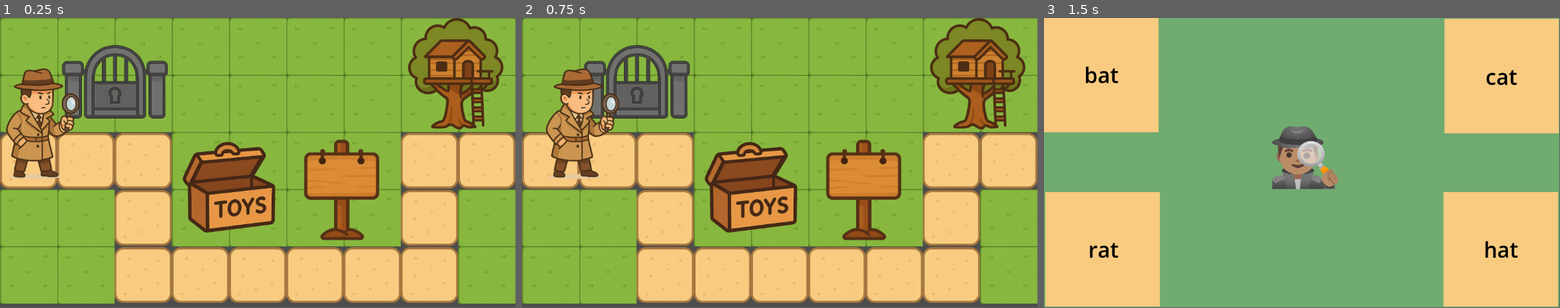
Above: before the commit, frames 1-3 (left to right).
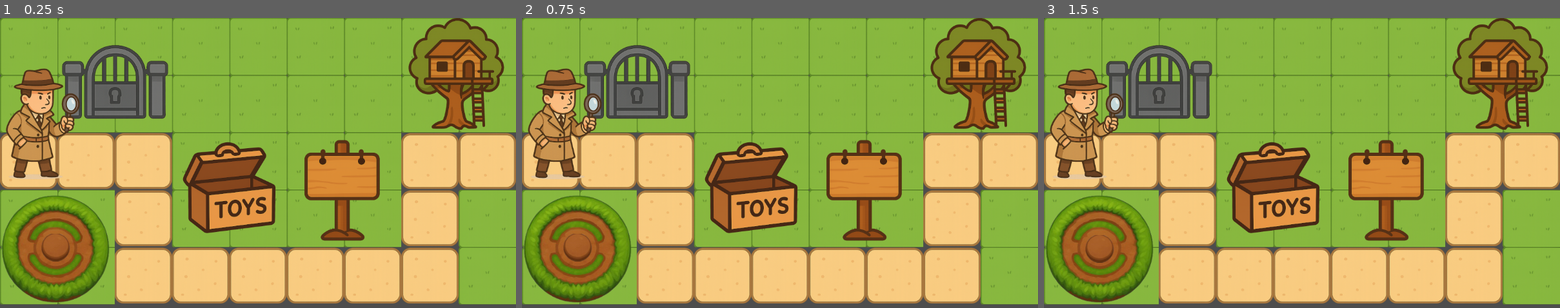
Above: after the commit, the same moments.

Repository: yvenspinto13/detective_q
Game: Godot game, scene res://MainScene.tscn
The game is run twice, just before and just after one commit, with the same random seed, the same clock (stepped at 60 frames per second) and the same inputs.
Inputs (mouse positions are in pixels of both pictures, inside the frame that each line leads up to):
- Up to frame 1 (0.25 s): no input
- Up to frame 2 (0.75 s): tap Enter at 0.5 s; move the mouse to (893, 148) at 0.52 s; hold Right (ui_right) from 0.53 s (still down); click (893, 148) at 0.67 s
- Up to frame 3 (1.5 s): release Right (ui_right) at 1.25 s; tap Space at 1.25 s; drag from (1198, 177) to (1276, 221) at 1.27 s
The window is 799x449 before the commit and 800x450 after it. Grey fills any space a smaller window leaves; there, only what the larger window draws over its background counts as a difference.

The runs differ from the first frame. In frame 1, 11% of the frame differs, in the area x 0-100%, y 0-99%; in frame 2, 15%; in frame 3, 96%, in the area x 0-100%, y 0-100%.

Commit message:
add joystick for player movement

Diff:
--- a/MainScene.tscn
+++ b/MainScene.tscn
@@ -14,6 +14,7 @@
 [ext_resource type="Texture2D" uid="uid://cus22vtp5b3p7" path="res://assets/objects/cat_collar.png" id="7_yvb8b"]
 [ext_resource type="Texture2D" uid="uid://bskpl03rxoar" path="res://assets/objects/cat.png" id="8_3hf6u"]
 [ext_resource type="Texture2D" uid="uid://blwc8ouubvkdu" path="res://assets/objects/tree_clue.png" id="9_4mcbk"]
+[ext_resource type="PackedScene" uid="uid://b5ro8jrpm8nm6" path="res://scenes/VirtualJoystick.tscn" id="15_mctxq"]
 
 [sub_resource type="TileSetAtlasSource" id="TileSetAtlasSource_torvr"]
 texture = ExtResource("2_hbc2u")
@@ -140,3 +141,8 @@
 anchors_preset = 0
 offset_right = 40.0
 offset_bottom = 40.0
+
+[node name="CanvasLayer" type="CanvasLayer" parent="."]
+
+[node name="Area2D" parent="CanvasLayer" groups=["virtual_joystick"] instance=ExtResource("15_mctxq")]
+position = Vector2(126, 516)
--- a/detective_character_body_2d.gd
+++ b/detective_character_body_2d.gd
@@ -1,25 +1,41 @@
 extends CharacterBody2D
 
-@export var speed: float = 200.0
+@export var speed: float = 100.0
 @export var gate_triggered: bool = false
+var virtual_joystick: Area2D
 
 signal puzzle_touched
+
+func _ready():
+	# Find the virtual joystick node in the scene tree
+	virtual_joystick = get_tree().get_first_node_in_group("virtual_joystick")
+	print("found virtual joystick",virtual_joystick)
 
 func _physics_process(delta: float) -> void:
 	var direction := Vector2.ZERO
 
 	# Input handling
-	if Input.is_action_pressed("ui_right"):
-		direction.x += 1
-	if Input.is_action_pressed("ui_left"):
-		direction.x -= 1
-	if Input.is_action_pressed("ui_down"):
-		direction.y += 1
-	if Input.is_action_pressed("ui_up"):
-		direction.y -= 1
+	#if Input.is_action_pressed("ui_right"):
+		#direction.x += 1
+	#if Input.is_action_pressed("ui_left"):
+		#direction.x -= 1
+	#if Input.is_action_pressed("ui_down"):
+		#direction.y += 1
+	#if Input.is_action_pressed("ui_up"):
+		#direction.y -= 1
 
-	direction = direction.normalized()
-	velocity = direction * speed
+	 # Get the direction from the virtual joystick
+	if virtual_joystick:
+		direction = virtual_joystick.get_move_direction()
+
+	# Update velocity based on the joystick direction
+	if direction:
+		velocity = direction * speed
+	else:
+		velocity = Vector2.ZERO
+
+	#direction = direction.normalized()
+	#velocity = direction * speed
 
 	if velocity != Vector2.ZERO:
 		var collision = move_and_collide(velocity * delta)
--- a/main.gd
+++ b/main.gd
@@ -14,11 +14,13 @@
 }
 var current_puzzle_tile = -1
 var mark_and_update_tile_call
+var virtual_joystick: Area2D
 
 func _ready() -> void:
 	# Connect the player's gate signal
 	player.puzzle_touched.connect(_on_puzzle_touched)
 	mark_and_update_tile_call = Callable(tile_layer, "mark_and_update_tile")
+	virtual_joystick = get_tree().get_first_node_in_group("virtual_joystick")
 
 
 func _on_puzzle_touched(puzzle: String, tile_id: int) -> void:
@@ -37,6 +39,8 @@
 func _set_main_level_visibility(isVisible: bool) -> void:
 	main_tiles.visible = isVisible
 	player.visible = isVisible
+	virtual_joystick.visible = isVisible
+	virtual_joystick.set_process(isVisible)
 
 func _on_puzzle_complete(puzzle: String) -> void:
 	print("clue:", puzzle)
--- a/project.godot
+++ b/project.godot
@@ -15,6 +15,10 @@
 config/features=PackedStringArray("4.4", "Mobile")
 config/icon="res://icon.svg"
 
+[display]
+
+window/stretch/mode="viewport"
+
 [dotnet]
 
 project/assembly_name="detectivex"
--- /dev/null
+++ b/scenes/VirtualJoystick.tscn
@@ -0,0 +1,16 @@
+[gd_scene load_steps=4 format=3 uid="uid://b5ro8jrpm8nm6"]
+
+[ext_resource type="Script" uid="uid://ca42uhnfugl7b" path="res://scenes/virtual_joystick.gd" id="1_pr5we"]
+[ext_resource type="Texture2D" uid="uid://cvsefg1x3e5vk" path="res://assets/objects/joystick_base.png" id="2_v5vy8"]
+[ext_resource type="Texture2D" uid="uid://duwmr53opruo5" path="res://assets/objects/joystick_knob.png" id="3_woies"]
+
+[node name="Area2D" type="Area2D"]
+script = ExtResource("1_pr5we")
+
+[node name="Base" type="Sprite2D" parent="."]
+texture = ExtResource("2_v5vy8")
+
+[node name="Knob" type="Sprite2D" parent="Base"]
+position = Vector2(0, -3)
+scale = Vector2(1.12667, 1.11818)
+texture = ExtResource("3_woies")
--- /dev/null
+++ b/scenes/virtual_joystick.gd
@@ -0,0 +1,44 @@
+extends Area2D
+
+@export var max_distance := 80.0 # How far the knob can move from the center
+@onready var knob: Sprite2D = $Base/Knob
+@onready var base: Sprite2D = $Base
+var is_dragging := false
+var move_direction := Vector2.ZERO
+
+func _input(event):
+	# Check for touch input
+	if event is InputEventScreenTouch:
+		if event.pressed:
+			if base.global_position.distance_to(event.position) < max_distance:
+				is_dragging = true
+		else:
+			is_dragging = false
+			knob.position = Vector2.ZERO
+			move_direction = Vector2.ZERO
+
+	# Check for mouse input (if testing on desktop)
+	if event is InputEventMouseButton and event.button_index == MOUSE_BUTTON_LEFT:
+		if event.pressed:
+			if base.global_position.distance_to(event.position) < max_distance:
+				is_dragging = true
+		else:
+			is_dragging = false
+			knob.position = Vector2.ZERO
+			move_direction = Vector2.ZERO
+
+func _process(delta):
+	if is_dragging:
+		var touch_pos = get_global_mouse_position()
+		var offset = touch_pos - base.global_position
+		print("joystick: drag", offset)
+
+		# Clamp the knob's position within the maximum distance
+		knob.position = offset.limit_length(max_distance)
+
+		# Calculate and normalize the movement vector
+		move_direction = offset.normalized()
+
+# Function for the player to get the movement direction
+func get_move_direction() -> Vector2:
+	return move_direction
Not shown: 1 places in MainScene.tscn that only renumber resources
Binary file added: assets/objects/joystick_base.png
Not shown, added: assets/objects/joystick_base.png.import
Binary file added: assets/objects/joystick_knob.png
Not shown, added: assets/objects/joystick_knob.png.import
Not shown, added: scenes/virtual_joystick.gd.uid
